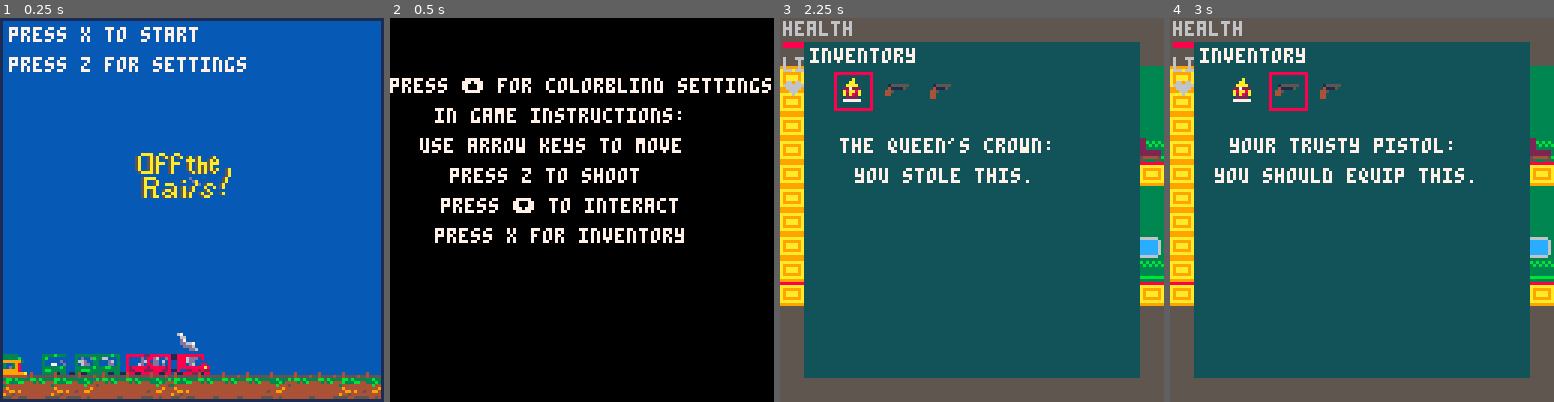
Above: before the commit, frames 1-4 (left to right).
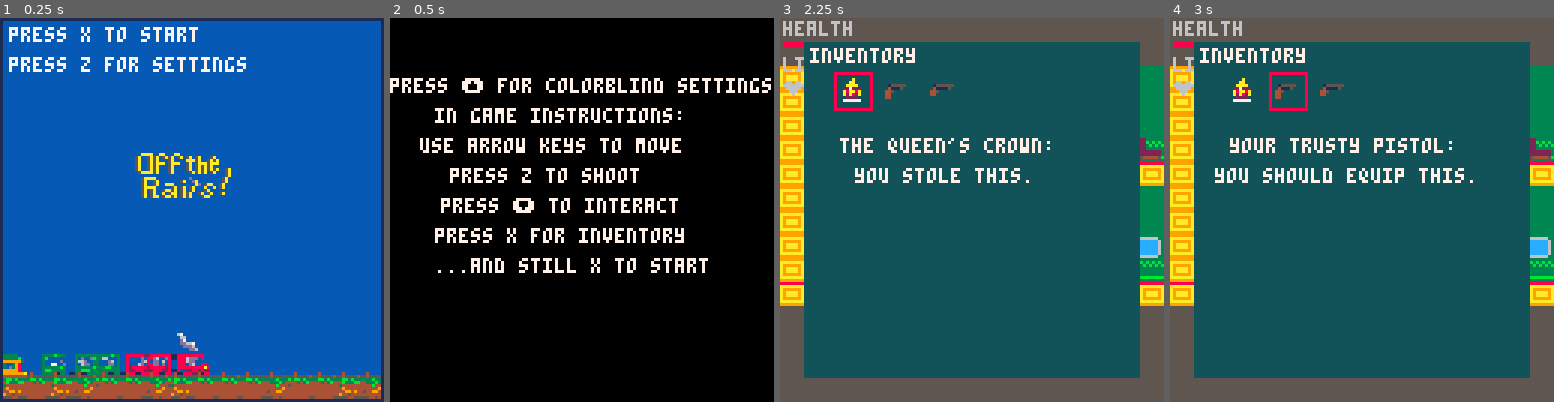
Above: after the commit, the same moments.

Repository: hggorel/Off-The-Rails
Game: PICO-8 cartridge offtherails.p8
The game is run twice, just before and just after one commit, with the same random seed, the same clock (stepped at 60 frames per second) and the same inputs.
Inputs:
- Up to frame 1 (0.25 s): no input
- Up to frame 2 (0.5 s): tap O (Z key) at 0.33 s
- Up to frame 3 (2.25 s): tap O (Z key) at 0.7, 1.43, 2.22 s; tap X (X key) at 1.07, 2.07 s; hold Left from 1.97 s (still down)
- Up to frame 4 (3 s): release Left at 2.37 s; tap X (X key) at 2.4, 2.73 s; hold Down 2.42-2.82 s; hold Right from 2.87 s (still down)

Frame 1 is identical in both runs. In frame 2, 0.9% of the frame differs, in the area x 12-83%, y 62-67%; in frame 3, less than 0.1%; in frame 4, less than 0.1%.

Commit message:
Update offtherails.p8
colorblind settings made B ) I may want to play with the colors and see where the setting is necessary
rearranging sprites. two other spare sprites given other sprites to be used for walking so we will soon have other random npcs so strangers will not want to kill the old lady

Diff:
--- a/offtherails.p8
+++ b/offtherails.p8
@@ -1,5 +1,5 @@
 pico-8 cartridge // http://www.pico-8.com
-version 33
+version 32
 __lua__
 --basic set up sections
 --in the game
@@ -8,6 +8,7 @@
 function _init()
 	mode = 0 --for title call
 	level= 1 --for changing levels
+	colblind = 0 --for colorblind settings
 	if mode == 0 then
 		titleupdate()
 	end
@@ -569,11 +570,13 @@
 	--mode updates
 	if mode == 0 then
 		titleupdate()
+		colorflip()
 	elseif mode == 1 then
 		gameupdate()
 	else
 		pauseupdate()
 	end
+	--colorblind settings?
 
 	--gameplay mode updates
 	if mode == 1 then
@@ -806,6 +809,15 @@
 		drawclouds() --cloud animation 9*8
  	--map(0,0,map_x,0,32*8,9*8)
  	--map(16,0,map_x+128, 0, 32*8, 9*8)
+
+		--test this
+ 	if colblind == 1 then
+ 	pal(3,130,1)--check this
+ 	end
+ 	if colblind == 0 then
+ 	pal()
+ 	end
+
  	map(0, 0, 0, 0, 32*8, 9*8)
  	_drawmapsprites()
  	_moveextra()
@@ -945,8 +957,8 @@
 		rectfill(8, 8, 119, 119)
 		print("inventory",10,10,7)
 		spr(11,20,20) --queens crown
-		spr(100,35,20) --gun
-		spr(101,50,20) --shotgun
+		spr(13,35,20) --gun
+		spr(12,50,20) --shotgun
 		rect(sel.x,sel.y,sel.x+12,sel.y+12,8)
 		if sel.place == 0 then
 			print("the queen's crown:", 20,40,7)
@@ -1014,7 +1026,16 @@
 function setting()
 	cls()
 	--this first thing is unimplemented ♥
+	--colorflip for this called in update
+	--i need to choose better colors
+	if colblind == 0 then
 	print("press ⬆️ for colorblind settings",0,20,7)
+	else
+	print("press ⬇️ to reset colors",0,20,7)
+		if btnp(⬇️)  then
+			colorreset()
+		end
+	end
 	--pass some value to gamedraw
 	--this will be implemented later
 	print("in game instructions:",15,30,7)
@@ -1022,16 +1043,19 @@
 	print("press z to shoot", 20,50,7)
 	print("press ⬇️ to interact",17,60,7)
 	print("press x for inventory", 15,70,7)
-end
---for color blind people
+	print("...and still x to start", 15,80,7)
+
+end
+
 function colorflip()
-	if cblind then
-		color(3,130,1)
-		--this color may look bad
-		--but should replace green to avoid red green problem
-	end
-end
-
+	if btnp(⬆️)  then
+		colblind = 1
+	end
+end
+
+function colorreset()
+		colblind = 0
+end
 -->8
 --movement section
 function _moveextra()
@@ -1336,9 +1360,15 @@
 
 
 
+…(6 lines of a section not shown)…
 __gff__
 0000000000000000000000000000000000000000000000000000000000000000010000000000000000000000020200000200000000000000000000010202000000000000000000000000000000000000000000000000000000000000000000000000000000000000000000000000000000000100000000000000000000000000
-0000000000000000000000000000000000000100010101010000000000000000000000000100000000000000000000000000000000000000000000000000000000000000000000000000000000000000000000000000000000000000000000000000000000000000000000000000000000000000000000000000000000000000
+0000000100000000000000000000000000000100010101010000000000000000000000000100000000000000000000000000000000000000000000000000000000000000000000000000000000000000000000000000000000000000000000000000000000000000000000000000000000000000000000000000000000000000
 __map__
 723232322b32322b3232322b32322b3232322b32322b3232322b2b3232323220000000009584848493858686879384848485868784848493848484849384848495000000000000000000000000000000000000000000000000000000000000000000000000000000000000000000000000000000000000000000000000000000
 7232323232323232323232323232323232323232323232323232323232323220000000009584848493979797979384848484848484848493848484849384848495000000000000000000000000000000000000000000000000000000000000000000000000000000000000000000000000000000000000000000000000000000
Not shown, changed: 33 lines of the sprite sheet (__gfx__) section of offtherails.p8
